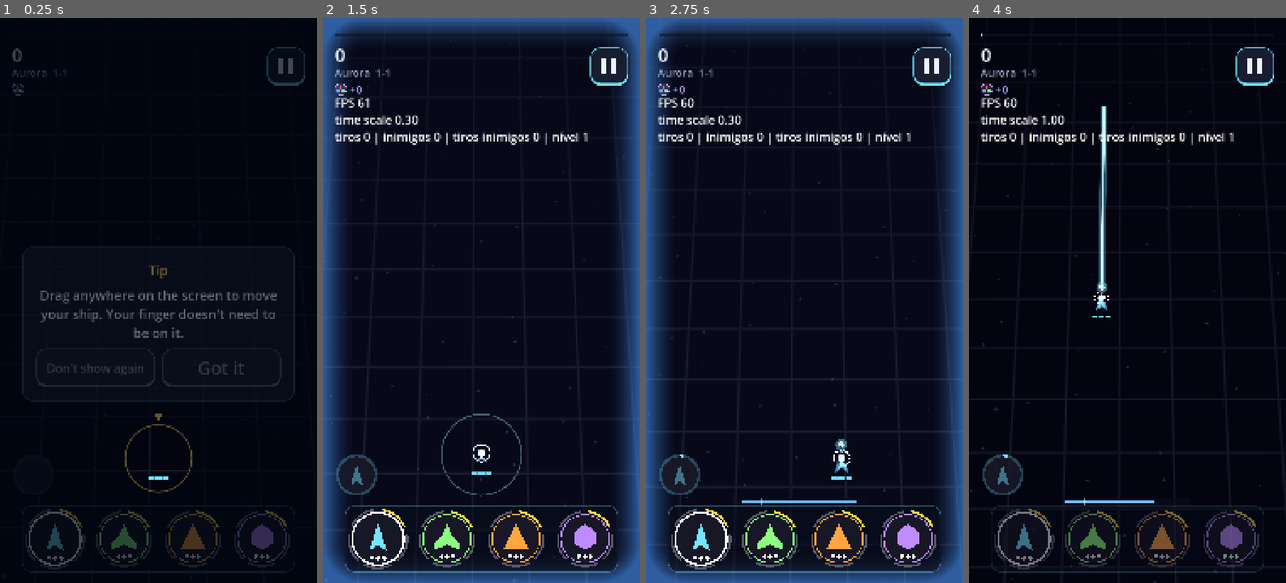
Above: before the commit, frames 1-4 (left to right).
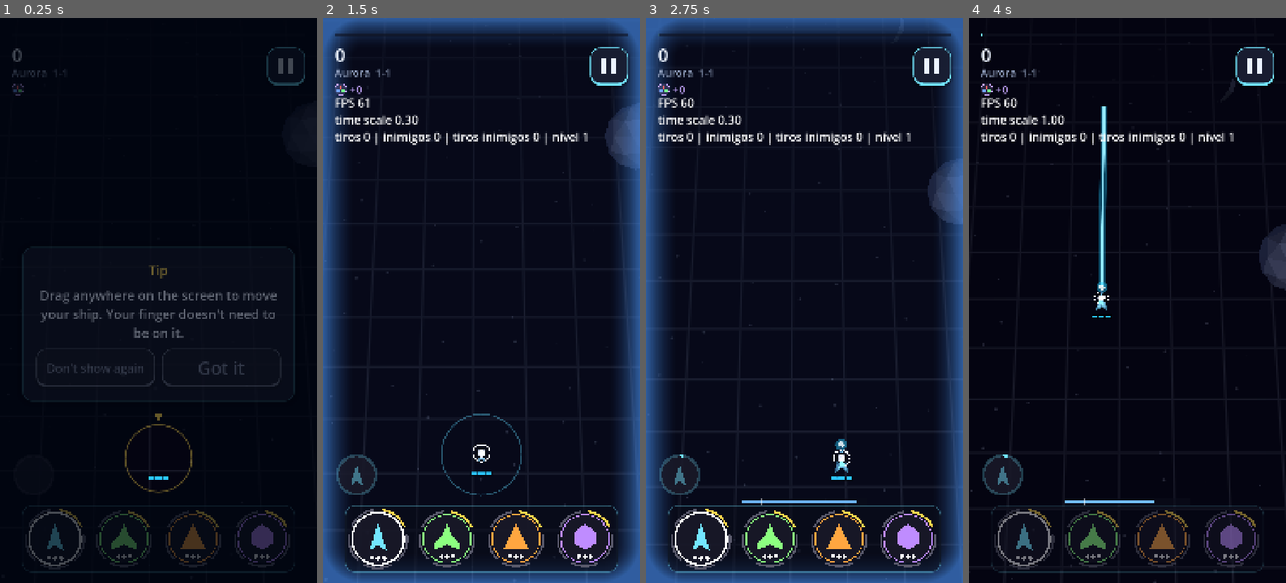
Above: after the commit, the same moments.

Repository: GDPonsoni/Nucleon-Squad-3D
Game: Godot game, scene res://scenes/game.tscn
Two runs of this game, one before a commit and one after it. Both use one fixed random seed, a clock stepped at 60 frames per second and the inputs below. This scene is started directly instead of the project's main scene.
Inputs (mouse positions are in pixels of both pictures, inside the frame that each line leads up to):
- Up to frame 1 (0.25 s): no input
- Up to frame 2 (1.5 s): move the mouse to (551, 272) at 0.52 s; hold Right (ui_right) 0.53-1.25 s; click (551, 272) at 0.67 s; click "Don't show again" at 1.25 s
- Up to frame 3 (2.75 s): drag from (741, 328) to (788, 413) at 2.02 s
- Up to frame 4 (4 s): move the mouse to (1159, 176) at 2.77 s; hold Right (ui_right) 2.78-3.5 s; drag from (1111, 413) to (1032, 215) at 3.52 s

The runs differ from the first frame. In frame 1, less than 0.1% of the frame differs, in the area x 46-54%, y 81-82%; in frame 2, 1.1%; in frame 3, 1.0%; in frame 4, 1.4%, in the area x 38-100%, y 10-53%.

Commit message:
feat(render3d): cenário de fundo com rochas e planetoides
T13 do docs/PLANO_3D.md. Scenery3D espalha rochas e planetoides low poly
entre o plano de jogo e o chão, andando na velocidade da grade (a
perspectiva dá o paralaxe). É só enfeite: sem colisão, com sorteio próprio
e semente fixa pela fase, em cores escuras do planeta para não disputar a
leitura com os tiros. "Efeitos visuais reduzidos" corta as rochas à metade.

Corrige também a cor da camada 2D no plano: efeitos translúcidos (avisos,
brilho do raio, explosões) saíam escuros porque a conversão de sRGB era
feita com a cor ainda multiplicada pelo alfa.

Co-Authored-By: Claude Fable 5.2 <noreply@anthropic.com>

Diff:
--- a/scripts/core/params.gd
+++ b/scripts/core/params.gd
@@ -660,3 +660,15 @@
 var flash_strength_3d: float = 0.55  # força do clarão de acerto nos modelos (1 = cor chapada, como no 2D)
 var item_glow_3d: float = 0.45  # brilho próprio dos itens e orbes (têm de chamar atenção)
 var orb_spin_3d: float = 2.5  # rad/s de giro dos orbes de XP
+# Cenário de fundo (scenery_3d.gd): só enfeite, abaixo do plano de jogo, sem colisão
+var scenery_enabled_3d: bool = true
+var scenery_rock_count_3d: int = 14  # metade com "efeitos visuais reduzidos"
+var scenery_planet_count_3d: int = 2  # planetoides (esferas facetadas maiores)
+var scenery_rock_size_3d: Vector2 = Vector2(0.35, 1.0)  # raio mínimo e máximo (unidades do mundo)
+var scenery_planet_size_3d: Vector2 = Vector2(1.4, 2.3)
+var scenery_min_depth_3d: float = 1.2  # folga entre o plano de jogo e o topo de qualquer item
+var scenery_spread_x_3d: float = 13.0  # até onde se espalham para os lados do centro da arena
+var scenery_far_z_3d: float = -55.0  # nascem lá no fundo (relativo ao centro da arena)
+var scenery_near_z_3d: float = 32.0  # somem depois de passar da câmera
+var scenery_rock_tint_3d: float = 0.16  # quanto a cor puxa do fundo para a cor das estrelas (baixo = discreto)
+var scenery_planet_tint_3d: float = 0.3
--- a/scripts/render3d/mesh_factory.gd
+++ b/scripts/render3d/mesh_factory.gd
@@ -253,3 +253,31 @@
 			var mid: Vector3 = (a + c + d).normalized()
 			b.tri(a, c, d, mid, 1.0, Vector2(clampf(mid.y * 0.5 + 0.5, 0.0, 1.0), 0.0))
 		return b.commit())
+
+
+## Esfera facetada de raio 1: icosaedro subdividido (0 = 20 faces, 1 = 80, 2 = 320).
+static func icosphere(subdivisions: int) -> ArrayMesh:
+	return cached("icosphere_sub|%d" % subdivisions, func() -> ArrayMesh:
+		var source: PackedVector3Array = icosphere_low().surface_get_arrays(0)[Mesh.ARRAY_VERTEX]
+		var triangles: Array[PackedVector3Array] = []
+		for k in range(0, source.size(), 3):
+			triangles.append(PackedVector3Array([source[k], source[k + 1], source[k + 2]]))
+		for step in subdivisions:
+			var next: Array[PackedVector3Array] = []
+			for t in triangles:
+				var ab: Vector3 = ((t[0] + t[1]) * 0.5).normalized()
+				var bc: Vector3 = ((t[1] + t[2]) * 0.5).normalized()
+				var ca: Vector3 = ((t[2] + t[0]) * 0.5).normalized()
+				next.append(PackedVector3Array([t[0], ab, ca]))
+				next.append(PackedVector3Array([ab, t[1], bc]))
+				next.append(PackedVector3Array([ca, bc, t[2]]))
+				next.append(PackedVector3Array([ab, bc, ca]))
+			triangles = next
+		var b := Builder.new()
+		var index: int = 0
+		for t in triangles:
+			# Tom varia por face (sem sorteio): reforça o facetado
+			var shade: float = 0.78 + 0.22 * (0.5 + 0.5 * sin(float(index) * 12.9898))
+			b.tri(t[0], t[1], t[2], (t[0] + t[1] + t[2]).normalized(), shade)
+			index += 1
+		return b.commit())
--- a/scripts/render3d/renderer_3d.gd
+++ b/scripts/render3d/renderer_3d.gd
@@ -13,6 +13,7 @@
 var camera: Camera3D
 var ground: MeshInstance3D
 var ground_fx: GroundFx
+var scenery: Scenery3D  # null com Params.scenery_enabled_3d desligado
 var entities: EntityViews
 var bullets: BulletView
 
@@ -66,6 +67,13 @@
 	camera.current = true
 
 	_build_ground(planet)
+
+	if Params.scenery_enabled_3d:
+		scenery = Scenery3D.new()
+		scenery.name = "Scenery"
+		add_child(scenery)
+		var view: Vector2 = _view_size()
+		scenery.setup(planet, String(game.call("_stage").id), Vector3(view.x, 0.0, view.y) * 0.5 * Params.world_scale_3d)
 
 	ground_fx = GroundFx.new()
 	ground_fx.name = "GroundFx"
--- /dev/null
+++ b/scripts/render3d/scenery_3d.gd
@@ -0,0 +1,84 @@
+class_name Scenery3D
+extends Node3D
+## Cenário de fundo: rochas e planetoides low poly passando abaixo do plano de jogo, entre ele
+## e o chão. Só enfeite: sem colisão, sem ligação com a simulação e com sorteio próprio
+## (semente fixa pela fase), então não muda nada no jogo. Cores escuras, puxadas do planeta,
+## para não disputar a leitura com os tiros.
+## Tudo anda na velocidade do chão; a perspectiva faz o que está mais alto passar mais rápido.
+
+var _items: Array[MeshInstance3D] = []
+var _spins: Array[Vector3] = []
+var _rng := RandomNumberGenerator.new()
+var _material: ShaderMaterial
+var _center := Vector3.ZERO
+var _rock_tint: Color
+var _planet_tint: Color
+var _planets: int = 0
+
+
+## center = centro da arena no mundo; stage_id decide a semente (cada fase tem o seu cenário).
+func setup(planet: PlanetData, stage_id: String, center: Vector3) -> void:
+	_center = center
+	_rng.seed = hash("scenery|" + stage_id)
+	_material = ShaderMaterial.new()
+	_material.shader = load("res://scripts/render3d/shaders/entity.gdshader") as Shader
+	_rock_tint = planet.background_color.lerp(planet.star_color, Params.scenery_rock_tint_3d)
+	_planet_tint = planet.background_color.lerp(planet.star_color, Params.scenery_planet_tint_3d)
+	var reduced: bool = bool(SaveGame.setting("reduced_effects"))
+	_planets = Params.scenery_planet_count_3d
+	var rocks: int = Params.scenery_rock_count_3d / 2 if reduced else Params.scenery_rock_count_3d
+	for i in _planets + rocks:
+		var item := MeshInstance3D.new()
+		item.material_override = _material
+		item.cast_shadow = GeometryInstance3D.SHADOW_CASTING_SETTING_OFF
+		add_child(item)
+		_items.append(item)
+		_spins.append(Vector3.ZERO)
+		# Na primeira vez, espalhados por todo o percurso (não nascem todos no fundo)
+		_place(i, _rng.randf_range(Params.scenery_far_z_3d, Params.scenery_near_z_3d))
+
+
+func item_count() -> int:
+	return _items.size()
+
+
+func _process(delta: float) -> void:
+	var step: float = Params.ground_scroll_speed_3d * Params.world_scale_3d * delta
+	for i in _items.size():
+		var item: MeshInstance3D = _items[i]
+		item.position.z += step
+		item.rotation += _spins[i] * delta
+		# Passou da câmera: volta lá no fundo, em outro lugar e com outro formato
+		if item.position.z - _center.z > Params.scenery_near_z_3d:
+			_place(i, Params.scenery_far_z_3d)
+
+
+## Sorteia formato, tamanho, profundidade e posição lateral do item i, na distância z (relativa ao centro).
+func _place(index: int, z: float) -> void:
+	var item: MeshInstance3D = _items[index]
+	var planet: bool = index < _planets
+	var size: float
+	var tint: Color
+	if planet:
+		item.mesh = MeshFactory.icosphere(1)
+		size = _rng.randf_range(Params.scenery_planet_size_3d.x, Params.scenery_planet_size_3d.y)
+		tint = _planet_tint.lerp(_rock_tint, _rng.randf())
+		_spins[index] = Vector3(0.0, _rng.randf_range(-0.08, 0.08), 0.0)
+		# Planetoides passam pelos lados, longe do centro da arena
+		var side: float = -1.0 if _rng.randf() < 0.5 else 1.0
+		item.position.x = _center.x + side * _rng.randf_range(Params.scenery_spread_x_3d * 0.35, Params.scenery_spread_x_3d)
+	else:
+		item.mesh = ModelLibrary.rock(_rng.randi_range(0, maxi(Params.rock_variants_3d - 1, 0)))
+		size = _rng.randf_range(Params.scenery_rock_size_3d.x, Params.scenery_rock_size_3d.y)
+		tint = _rock_tint.darkened(_rng.randf_range(0.0, 0.35))
+		_spins[index] = Vector3(_rng.randf_range(-0.25, 0.25), _rng.randf_range(-0.4, 0.4), 0.0)
+		item.position.x = _center.x + _rng.randf_range(-Params.scenery_spread_x_3d, Params.scenery_spread_x_3d)
+	# Sempre abaixo do plano de jogo e acima do chão, com folga do tamanho do item
+	var top: float = -Params.scenery_min_depth_3d - size
+	var bottom: float = -Params.ground_depth_3d + size * 0.6
+	item.position.y = _center.y + (_rng.randf_range(bottom, top) if bottom < top else top)
+	item.position.z = _center.z + z
+	item.rotation = Vector3(_rng.randf_range(0.0, TAU), _rng.randf_range(0.0, TAU), 0.0) if not planet else Vector3.ZERO
+	# Rochas são achatadas de fábrica (modelo de jogo): aqui ganham corpo
+	item.scale = Vector3(size, size * (1.0 if planet else _rng.randf_range(1.6, 2.4)), size)
+	item.set_instance_shader_parameter(&"tint", tint)
--- a/scripts/render3d/shaders/ground_fx.gdshader
+++ b/scripts/render3d/shaders/ground_fx.gdshader
@@ -1,12 +1,19 @@
 // Plano de jogo: mostra a camada 2D (avisos, feixes, escudos, explosões, números) deitada
-// no chão. A textura vem de um SubViewport transparente: cor já multiplicada pelo alfa.
+// no chão. A textura vem de um SubViewport transparente: cor em sRGB, já multiplicada pelo
+// alfa. Converter para linear com a cor ainda multiplicada escurece tudo que é translúcido
+// (avisos, brilhos), então a cor é separada do alfa antes da conversão.
 shader_type spatial;
 render_mode unshaded, blend_premul_alpha, cull_disabled, depth_draw_never;
 
-uniform sampler2D layer : source_color, filter_linear, repeat_disable;
+uniform sampler2D layer : filter_linear, repeat_disable;
+
+vec3 srgb_to_linear(vec3 c) {
+	return mix(c / 12.92, pow((c + 0.055) / 1.055, vec3(2.4)), step(vec3(0.04045), c));
+}
 
 void fragment() {
 	vec4 texel = texture(layer, UV);
-	ALBEDO = texel.rgb;
+	vec3 color = texel.a > 0.0001 ? clamp(texel.rgb / texel.a, 0.0, 1.0) : vec3(0.0);
+	ALBEDO = srgb_to_linear(color) * texel.a;
 	ALPHA = texel.a;
 }
--- a/tests/render3d_regressions.gd
+++ b/tests/render3d_regressions.gd
@@ -36,6 +36,9 @@
 	_check(_wrong_layer(game) == 0, "todo nó 2D do jogo está na camada do plano (%d fora)" % _wrong_layer(game))
 	var hud_items: int = _count_layer(game.get("hud"), GroundFx.WORLD_LAYER)
 	_check(hud_items == 0, "o HUD continua na tela, fora do plano (%d dentro)" % hud_items)
+
+	_check(renderer.scenery != null and renderer.scenery.item_count() > 0, "cenário de fundo montado")
+	_check(_count_canvas_items(renderer) == 0, "a visão 3D não cria nós 2D soltos")
 
 	# Câmera: a nave fica dentro da tela e o seguimento respeita o limite
 	await _wait(game, 0.4)
@@ -224,6 +227,15 @@
 	return count
 
 
+func _count_canvas_items(node: Node) -> int:
+	if node is Viewport:
+		return 0
+	var count: int = 1 if node is CanvasItem else 0
+	for child in node.get_children():
+		count += _count_canvas_items(child)
+	return count
+
+
 func _visible_count(views: Dictionary) -> int:
 	var count: int = 0
 	for view in views.values():
--- a/tests/test_suite.gd
+++ b/tests/test_suite.gd
@@ -1024,3 +1024,46 @@
 		check(ModelLibrary.ship(body).surface_get_arrays(0)[Mesh.ARRAY_VERTEX] == first[index], "nave %s igual nas duas gerações" % body.id)
 		index += 1
 	check(ModelLibrary.rock(0).surface_get_arrays(0)[Mesh.ARRAY_VERTEX] != ModelLibrary.rock(1).surface_get_arrays(0)[Mesh.ARRAY_VERTEX], "rochas diferentes entre si")
+
+
+# --- Visão 3D: cenário de fundo ---
+
+func _scenery(stage_id: String) -> Scenery3D:
+	var scenery := Scenery3D.new()
+	add_child(scenery)
+	scenery.setup(Session.campaign.planets[0], stage_id, Vector3(5.4, 0.0, 11.7))
+	return scenery
+
+
+## O cenário é só enfeite: mesmo resultado para a mesma fase, sem tocar no sorteio global,
+## sempre abaixo do plano de jogo e acima do chão, mesmo depois de muito tempo rolando.
+func test_scenery_is_deterministic_and_below_the_play_plane() -> void:
+	seed(777)
+	var expected: float = randf()
+	seed(777)
+	var a := _scenery("p1_s1")
+	var b := _scenery("p1_s1")
+	var c := _scenery("p2_s3")
+	for step in 600:
+		a._process(0.1)
+		b._process(0.1)
+		c._process(0.1)
+	check(randf() == expected, "o cenário não consome o sorteio global")
+	check(a.item_count() == Params.scenery_rock_count_3d + Params.scenery_planet_count_3d, "quantidade de itens pelos parâmetros")
+	var same: bool = true
+	var different: bool = false
+	for i in a.item_count():
+		var item: MeshInstance3D = a.get_child(i)
+		same = same and item.position.is_equal_approx((b.get_child(i) as Node3D).position)
+		different = different or not item.position.is_equal_approx((c.get_child(i) as Node3D).position)
+		var radius: float = maxf(item.scale.x, item.scale.y)
+		check(item.position.y + item.scale.x <= -Params.scenery_min_depth_3d + 0.001, "item %d abaixo do plano de jogo (topo em %.2f)" % [i, item.position.y + item.scale.x])
+		check(item.position.y > -Params.ground_depth_3d, "item %d acima do chão" % i)
+		check(item.position.z - 11.7 <= Params.scenery_near_z_3d + 6.0 and item.position.z - 11.7 >= Params.scenery_far_z_3d - 0.01, "item %d dentro do percurso" % i)
+		check(item.mesh != null and radius > 0.0, "item %d com malha" % i)
+	check(same, "mesma fase, mesmo cenário")
+	check(different, "fases diferentes, cenários diferentes")
+	check(MeshFactory.triangle_count(MeshFactory.icosphere(1)) == 80, "planetoide com 80 faces")
+	_check_faceted(MeshFactory.icosphere(1), "planetoide")
+	for scenery: Scenery3D in [a, b, c]:
+		scenery.queue_free()
Not shown, added: scripts/render3d/scenery_3d.gd.uid
Not shown, changed: docs/3D_DECISOES.md
